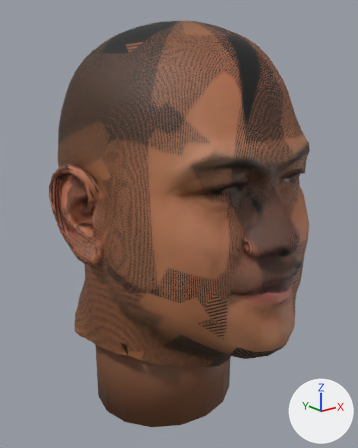
Renders of the glTF model space-station/assets/crew/head_t8.glb from each side of a commit.
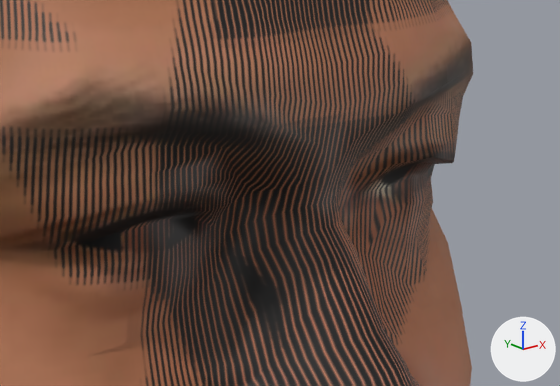
Each version is shown whole from a 50 mm lens placed at (-0.214, -0.263, 1.753), pointed at (0.004, 0.008, 1.645), then close up on the part from 54% to 93% of the width and 30% to 51% of the height. Every picture has the same lights, and +X, +Y and +Z are marked at lower right. The older version's two pictures come first. Vertices at exactly the same position are counted once.

Names of what the first close-up shows: 'head_t8'.
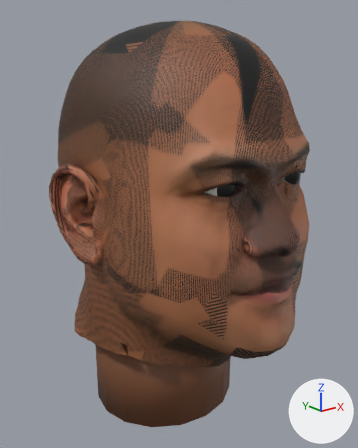
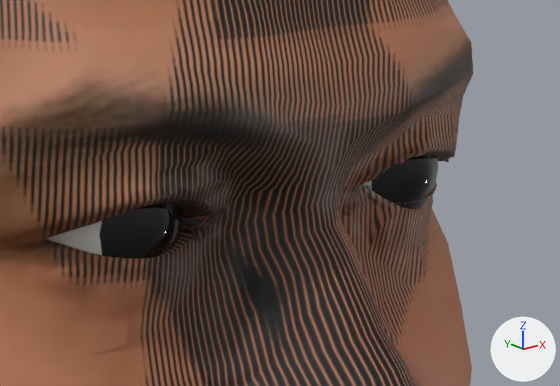
Location of each change, [x1, y1, x2, y2] in pixels of the close-ups (560 x 386 px):
'cornea_t8', added (black)
    after: [100, 155, 439, 259]
'eyes_t8', added (mostly hidden)
    after: [47, 180, 372, 255]
part 1 of me_head_t8, reshaped
    before: [15, 137, 457, 286]
    after: [0, 97, 463, 357]

The change in detail:
Picture 'eye_iris' (img_eye_iris) is new.
Material 'eye' (mat_eye) is new.
Its texture is img_eye_iris.
Its roughness is 0.45.
Material 'cornea' (mat_cornea) is new.
Its base color is (0.0, 0.0, 0.0) (black #000000).
Its roughness is 0.05.
me_head_t8 is used by ob_head_t8; location (0.0, 0.0, 0.0).
me_head_t8 had 2612 vertices, 5165 faces and spanned x -0.084..0.096, y -0.096..0.105, z 1.5..1.784.
me_head_t8 now has 3012 vertices, 5905 faces and spans x -0.084..0.096, y -0.096..0.105, z 1.5..1.784.
me_head_t8 part 1: 1 vertex moved from x 0.048, y -0.067, z 1.689 to x 0.049, y -0.065, z 1.691; 20 vertices removed from x -0.033..0.046, y -0.074..-0.065, z 1.686..1.693; 420 vertices added at x -0.039..0.052, y -0.073..-0.059, z 1.678..1.699.
Mesh me_eyes_t8 is new.
It has 386 vertices, 736 faces and spans x -0.034..0.0474, y -0.0704..-0.0521, z 1.6764..1.7013.
It uses material mat_eye (picture img_eye_iris).
Mesh me_cornea_t8 is new.
It has 290 vertices, 544 faces and spans x -0.0297..0.0431, y -0.0713..-0.0671, z 1.6807..1.697.
It uses material mat_cornea (black #000000).
Object 'eyes_t8' (ob_eyes_t8) is new; it shows me_eyes_t8.
Its location is (0.0, 0.0, 0.0).
Object 'cornea_t8' (ob_cornea_t8) is new; it shows me_cornea_t8.
Its location is (0.0, 0.0, 0.0).
